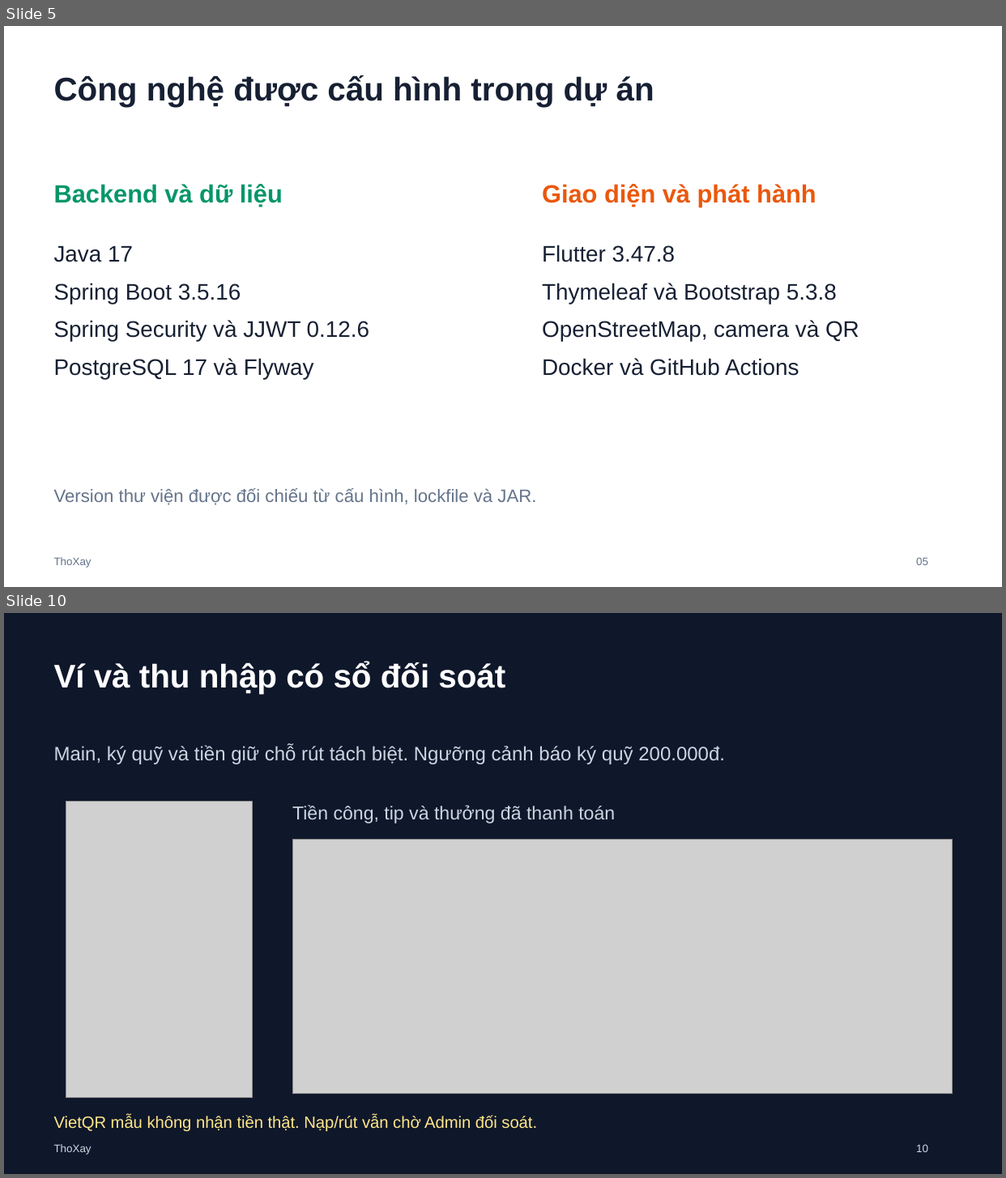
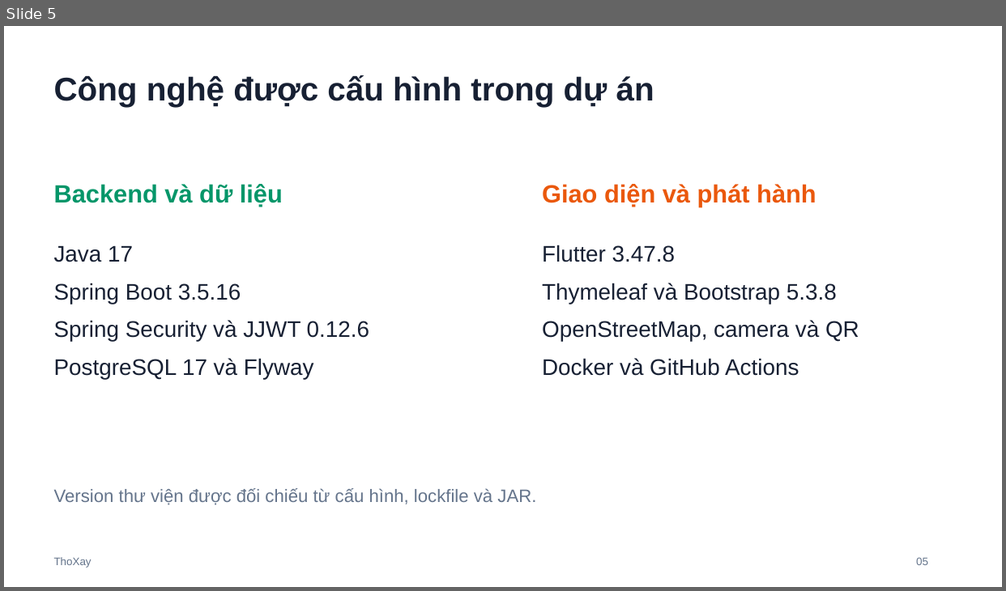
Before and after one commit to tranngocthiet2k6-ai/ThoXay, a slide deck: docs/SLIDE_BAO_VE_DO_AN.pptx. Shown one above the other, each under a label of ours: slides 5 and 10 before the commit, slide 5 after it; the slides between them are not shown. The pictures are 1006x1178 and 1006x591 pixels, drawn with LibreOffice and Linux fonts; fonts in the diff are those of the drawing; grey boxes stand for pictures. Boxes give left, top, right and bottom in pixels: in the first picture for what was removed or moved away, otherwise in the second. Text is boxed around its words. In the diff, an @@ line names an element or a change of style, - is before the commit and + after.

```diff
--- a/docs/SLIDE_BAO_VE_DO_AN.pptx
+++ b/docs/SLIDE_BAO_VE_DO_AN.pptx
@@ slide 10 removed at [4, 613, 1002, 1174], background #0F172A @@
@@ text removed at [54, 662, 505, 694] @@
-Ví và thu nhập có sổ đối soát
@@ text removed at [54, 745, 725, 764] @@
-Main, ký quỹ và tiền giữ chỗ rút tách biệt. Ngưỡng cảnh báo ký quỹ 200.000đ.
@@ picture removed at [66, 802, 253, 1098] @@
@@ text removed at [292, 805, 615, 824] @@
-Tiền công, tip và thưởng đã thanh toán
@@ picture removed at [292, 839, 952, 1093] @@
@@ text removed at [54, 1115, 537, 1132] @@
-VietQR mẫu không nhận tiền thật. Nạp/rút vẫn chờ Admin đối soát.
@@ text removed at [54, 1144, 91, 1155] @@
-ThoXay
@@ text removed at [916, 1144, 928, 1152] @@
-10
```
Also in this commit, not shown: 3 slides changed, 7 slides added, 6 other slides removed, 27 other files.
